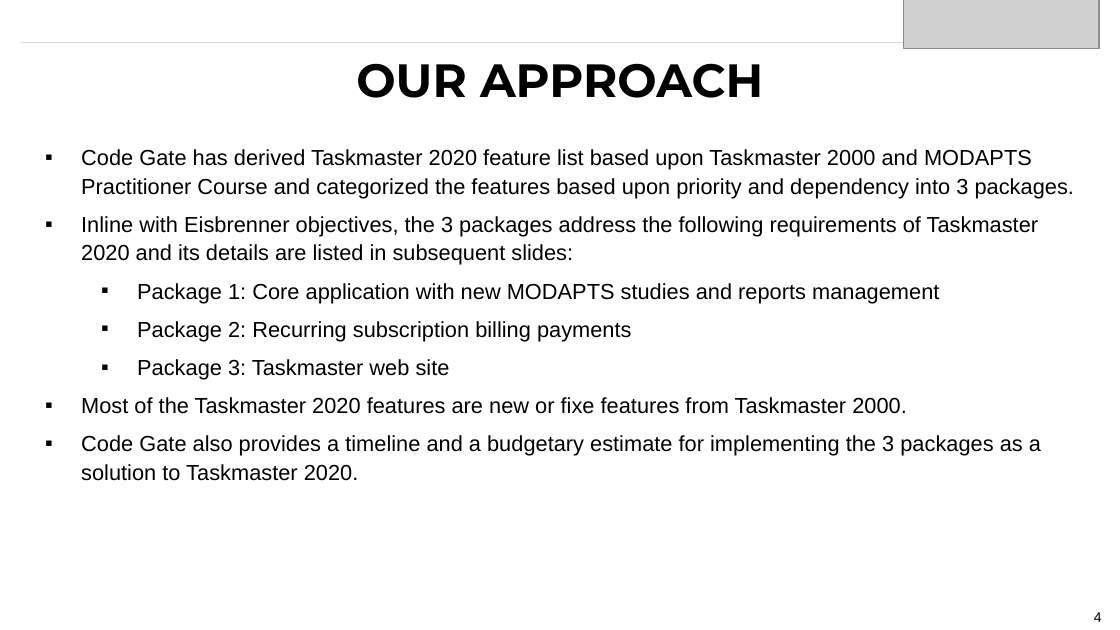
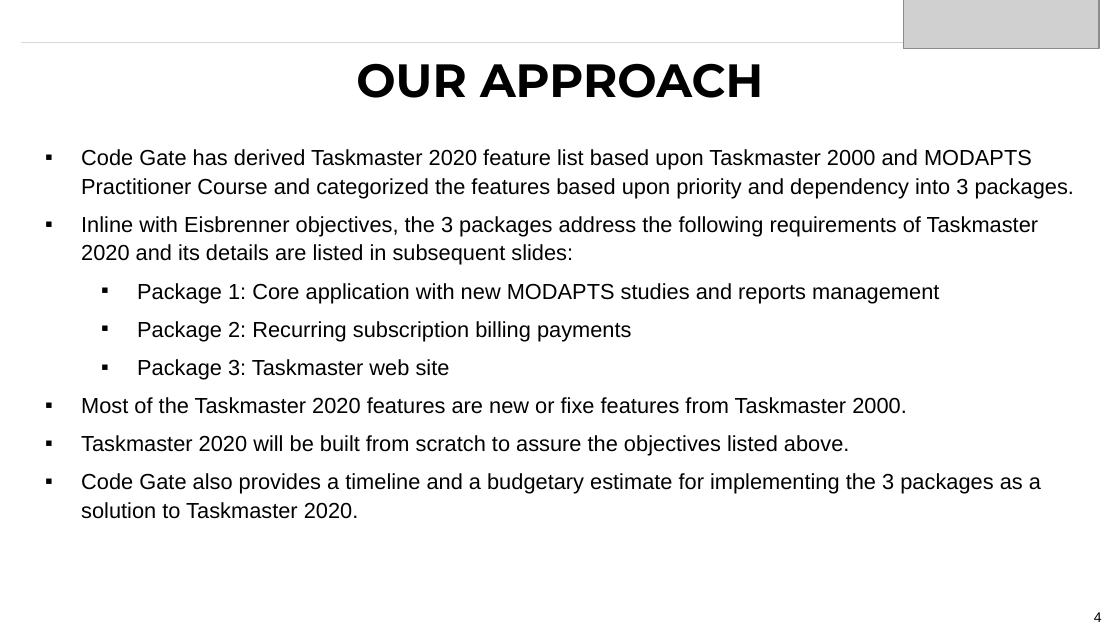
Before and after one commit to eaitbrahim/Taskmaster2020, a slide deck: slide 4 of WorkEstimate/Code Gate Proposal to Eisbrennerpg for Modapts App.pptx. Drawn at 1120x630 pixels with LibreOffice and Linux fonts; fonts in the diff are those of the drawing; grey boxes stand for pictures. Boxes give left, top, right and bottom in pixels: in the first picture for what was removed or moved away, otherwise in the second. Text is boxed around its words. In the diff, an @@ line names an element or a change of style, - is before the commit and + after.

Commit message:
Adding more details
Arguments for rebuilding the app from scratch

```diff
--- a/WorkEstimate/Code Gate Proposal to Eisbrennerpg for Modapts App.pptx
+++ b/WorkEstimate/Code Gate Proposal to Eisbrennerpg for Modapts App.pptx
@@ text at [81,435,849,456]: paragraph added @@
+▪ Taskmaster 2020 will be built from scratch to assure the objectives listed above.
```
Also in this commit, not shown: 4 slides added.
